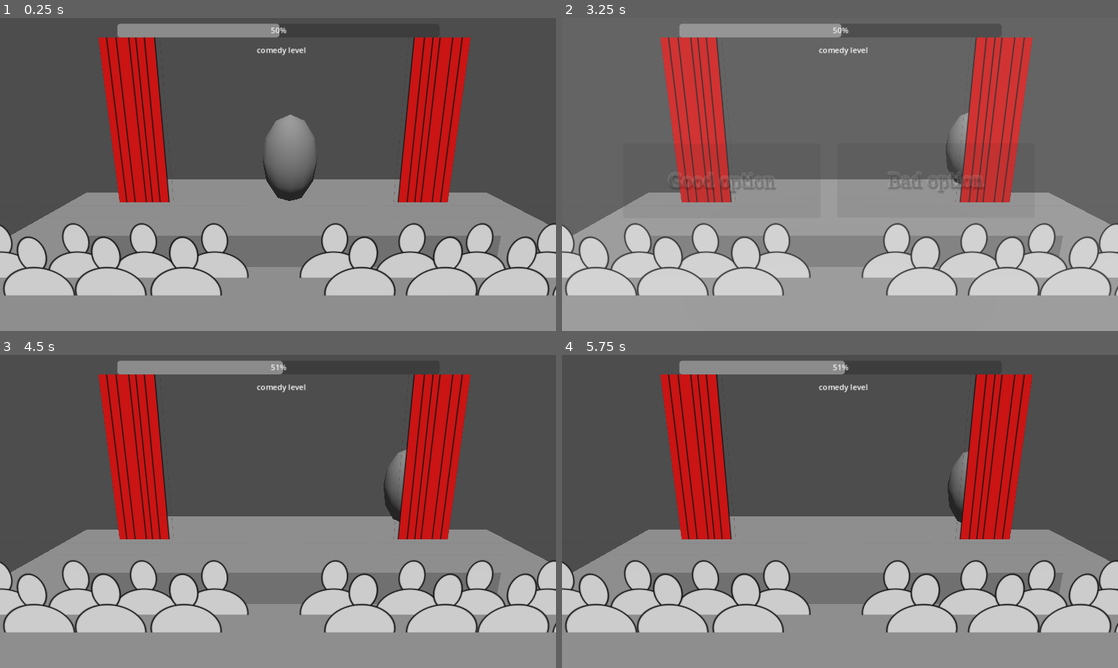
Above: before the commit, frames 1-4 (two rows, left to right).
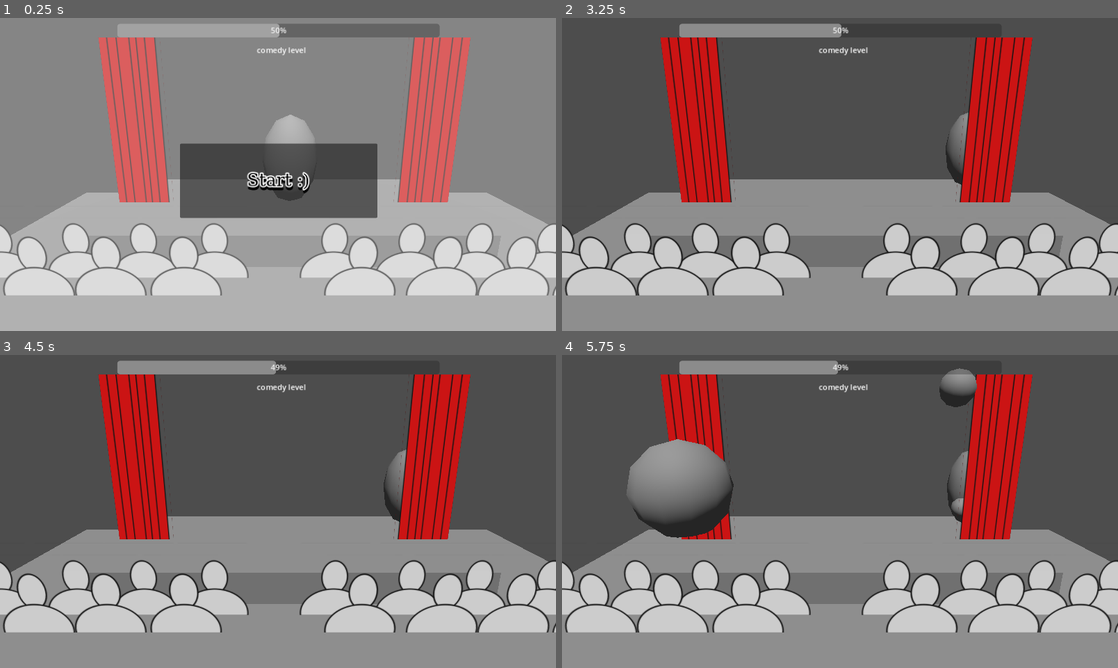
Above: after the commit, the same moments.

Repository: lurppa/barkable
Game: Godot game, scene res://scenes/main.tscn
Same seed, same stepped clock (60 frames per second), same inputs: the game is played once before the commit and once after it.
Inputs (mouse positions are in pixels of both pictures, inside the frame that each line leads up to):
- Up to frame 1 (0.25 s): no input
- Up to frame 2 (3.25 s): click (840, 180) at 0.5 s, where only the run after the commit has a clickable "Start :)"; tap Enter (ui_accept) at 1.25, 1.52, 2.27, 2.75 s; move the mouse to (962, 158) at 1.27 s; hold D (Move Right) 1.28-2.03 s; tap S (Move Front) at 1.35, 2.1, 2.85 s; move the mouse to (728, 190) at 2.02 s; hold W (Move Back) 2.03-2.78 s; move the mouse to (895, 105) at 2.77 s; hold D (Move Right) from 2.78 s (still down)
- Up to frame 3 (4.5 s): release D (Move Right) at 3.5 s; click (161, 517) at 3.5 s, where only the run before the commit has a clickable "Good option"; click (372, 517) at 4.25 s, where only the run after the commit has a clickable "Bad option"
- Up to frame 4 (5.75 s): move the mouse to (812, 574) at 5.02 s; hold D (Move Right) from 5.03 s (still down); tap S (Move Front) at 5.1 s; tap Enter (ui_accept) at 5.27 s

The runs differ from the first frame. In frame 1, 82% of the frame differs, in the area x 0-100%, y 0-100%; in frame 2, 12%; in frame 3, less than 0.1%; in frame 4, 4.9%.

Commit message:
Crude main menu and game over

Diff:
--- a/scenes/dialog.tscn
+++ b/scenes/dialog.tscn
@@ -36,7 +36,7 @@
 script = ExtResource("1_na6wk")
 
 [node name="ButtonHolder" type="ColorRect" parent="."]
-modulate = Color(1, 1, 1, 0.129412)
+self_modulate = Color(1, 1, 1, 0.494118)
 anchors_preset = 8
 anchor_left = 0.5
 anchor_top = 0.5
--- a/scenes/main.tscn
+++ b/scenes/main.tscn
@@ -1,11 +1,41 @@
-[gd_scene load_steps=11 format=3 uid="uid://ccj2hdg614r6x"]
+[gd_scene load_steps=13 format=3 uid="uid://ccj2hdg614r6x"]
 
 [ext_resource type="Script" path="res://scripts/main.gd" id="1_b1maf"]
 [ext_resource type="Material" uid="uid://cwpb8b3ksvtb4" path="res://art/materials/audienceBillboard.tres" id="2_1141y"]
 [ext_resource type="Material" uid="uid://rxwvnp1r6vaq" path="res://art/materials/curtainBillboard.tres" id="2_obykb"]
 [ext_resource type="PackedScene" uid="uid://nji7udnyfblo" path="res://scenes/stage.tscn" id="2_vo661"]
 [ext_resource type="SpriteFrames" uid="uid://qlsu52cc0ufw" path="res://art/player/textures/bottom_spritesheep.tres" id="5_ynjrs"]
-[ext_resource type="PackedScene" path="res://scenes/dialog.tscn" id="6_gm7m2"]
+[ext_resource type="PackedScene" uid="uid://dc8411dbc438i" path="res://scenes/dialog.tscn" id="6_gm7m2"]
+
+[sub_resource type="FontFile" id="FontFile_bx7qq"]
+subpixel_positioning = 0
+msdf_pixel_range = 14
+msdf_size = 128
+cache/0/36/0/ascent = 0.0
+cache/0/36/0/descent = 0.0
+cache/0/36/0/underline_position = 0.0
+cache/0/36/0/underline_thickness = 0.0
+cache/0/36/0/scale = 1.0
+cache/0/36/0/kerning_overrides/36/0 = Vector2(0, 0)
+cache/0/36/0/kerning_overrides/16/0 = Vector2(0, 0)
+cache/0/16/0/ascent = 0.0
+cache/0/16/0/descent = 0.0
+cache/0/16/0/underline_position = 0.0
+cache/0/16/0/underline_thickness = 0.0
+cache/0/16/0/scale = 1.0
+cache/0/16/0/kerning_overrides/36/0 = Vector2(0, 0)
+cache/0/16/0/kerning_overrides/16/0 = Vector2(0, 0)
+
+[sub_resource type="LabelSettings" id="LabelSettings_i6pg1"]
+line_spacing = 5.0
+font = SubResource("FontFile_bx7qq")
+font_size = 36
+font_color = Color(0, 0, 0, 1)
+outline_size = 10
+outline_color = Color(0.996078, 0.996078, 0.996078, 1)
+shadow_size = 9
+shadow_color = Color(0, 0, 0, 1)
+shadow_offset = Vector2(1, 6.18)
 
 [sub_resource type="PlaneMesh" id="PlaneMesh_tgd07"]
 size = Vector2(10, 10)
@@ -23,11 +53,95 @@
 stage_path = NodePath("Stage")
 dialog_path = NodePath("Dialog")
 
+[node name="Menu" type="CanvasLayer" parent="."]
+
+[node name="StartGame" type="ColorRect" parent="Menu"]
+self_modulate = Color(1, 1, 1, 0.313726)
+anchors_preset = 8
+anchor_left = 0.5
+anchor_top = 0.5
+anchor_right = 0.5
+anchor_bottom = 0.5
+offset_left = -581.0
+offset_top = -330.0
+offset_right = 587.0
+offset_bottom = 333.0
+grow_horizontal = 2
+grow_vertical = 2
+
+[node name="GoodDialogButton" type="Button" parent="Menu/StartGame"]
+layout_mode = 0
+offset_left = 378.0
+offset_top = 266.0
+offset_right = 787.0
+offset_bottom = 420.0
+metadata/_edit_group_ = true
+
+[node name="ButtonText" type="Label" parent="Menu/StartGame/GoodDialogButton"]
+layout_mode = 1
+anchors_preset = 8
+anchor_left = 0.5
+anchor_top = 0.5
+anchor_right = 0.5
+anchor_bottom = 0.5
+offset_left = -246.5
+offset_top = -78.5
+offset_right = 246.5
+offset_bottom = 78.5
+grow_horizontal = 2
+grow_vertical = 2
+text = "Start :)"
+label_settings = SubResource("LabelSettings_i6pg1")
+horizontal_alignment = 1
+vertical_alignment = 1
+autowrap_mode = 2
+
+[node name="GameOver" type="ColorRect" parent="Menu"]
+visible = false
+self_modulate = Color(1, 1, 1, 0.313726)
+anchors_preset = 8
+anchor_left = 0.5
+anchor_top = 0.5
+anchor_right = 0.5
+anchor_bottom = 0.5
+offset_left = -581.0
+offset_top = -330.0
+offset_right = 587.0
+offset_bottom = 333.0
+grow_horizontal = 2
+grow_vertical = 2
+
+[node name="GoodDialogButton" type="Button" parent="Menu/GameOver"]
+layout_mode = 0
+offset_left = 378.0
+offset_top = 266.0
+offset_right = 787.0
+offset_bottom = 420.0
+metadata/_edit_group_ = true
+
+[node name="ButtonText" type="Label" parent="Menu/GameOver/GoodDialogButton"]
+layout_mode = 1
+anchors_preset = 8
+anchor_left = 0.5
+anchor_top = 0.5
+anchor_right = 0.5
+anchor_bottom = 0.5
+offset_left = -246.5
+offset_top = -78.5
+offset_right = 246.5
+offset_bottom = 78.5
+grow_horizontal = 2
+grow_vertical = 2
+text = "Game Over :c"
+label_settings = SubResource("LabelSettings_i6pg1")
+horizontal_alignment = 1
+vertical_alignment = 1
+autowrap_mode = 2
+
 [node name="Stage" parent="." instance=ExtResource("2_vo661")]
 transform = Transform3D(1, 0, 0, 0, 1, 0, 0, 0, 1, 0, 0, -2.97054)
 throw_point1_path = NodePath("../ThrowPoint")
 throw_point2_path = NodePath("../ThrowPoint2")
-throw_items = false
 
 [node name="Camera3D" type="Camera3D" parent="."]
 transform = Transform3D(1, 0, 0, 0, 0.96593, 0.258802, 0, -0.258802, 0.96593, -0.216831, 2.60555, 2.97223)
--- a/scripts/main.gd
+++ b/scripts/main.gd
@@ -11,6 +11,8 @@
 var comedy_score:
 	set(val):
 		comedy_score = val
+		if comedy_score <= 0.0:
+			$Menu/GameOver.visible = true
 		dialog.set_comedy_level(comedy_score)
 
 
@@ -18,12 +20,18 @@
 	comedy_score = STARTING_COMEDY_SCORE
 	dialog.connect("dialog_chosen", _on_dialog_chosen)
 	stage.connect("item_hit_player", _on_item_hit_player)
+	$Menu/StartGame/GoodDialogButton.connect("pressed", _start_game)
+
+
+func _start_game():
+	$Menu/StartGame.visible = false
 	_show_dialog()
 
 
 func _show_dialog():
 	await get_tree().create_timer(3.0).timeout
-	dialog.show_dialog(true)
+	if not $Menu/GameOver.visible:
+		dialog.show_dialog(true)
 
 
 func _on_dialog_chosen(val):
Not shown: 1 places in scenes/dialog.tscn that only renumber resources
